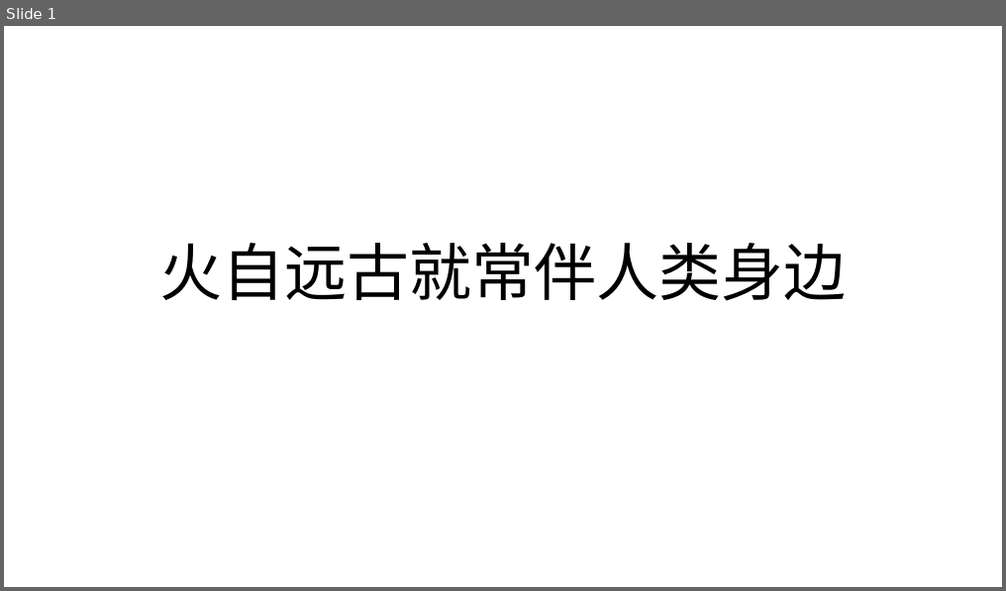
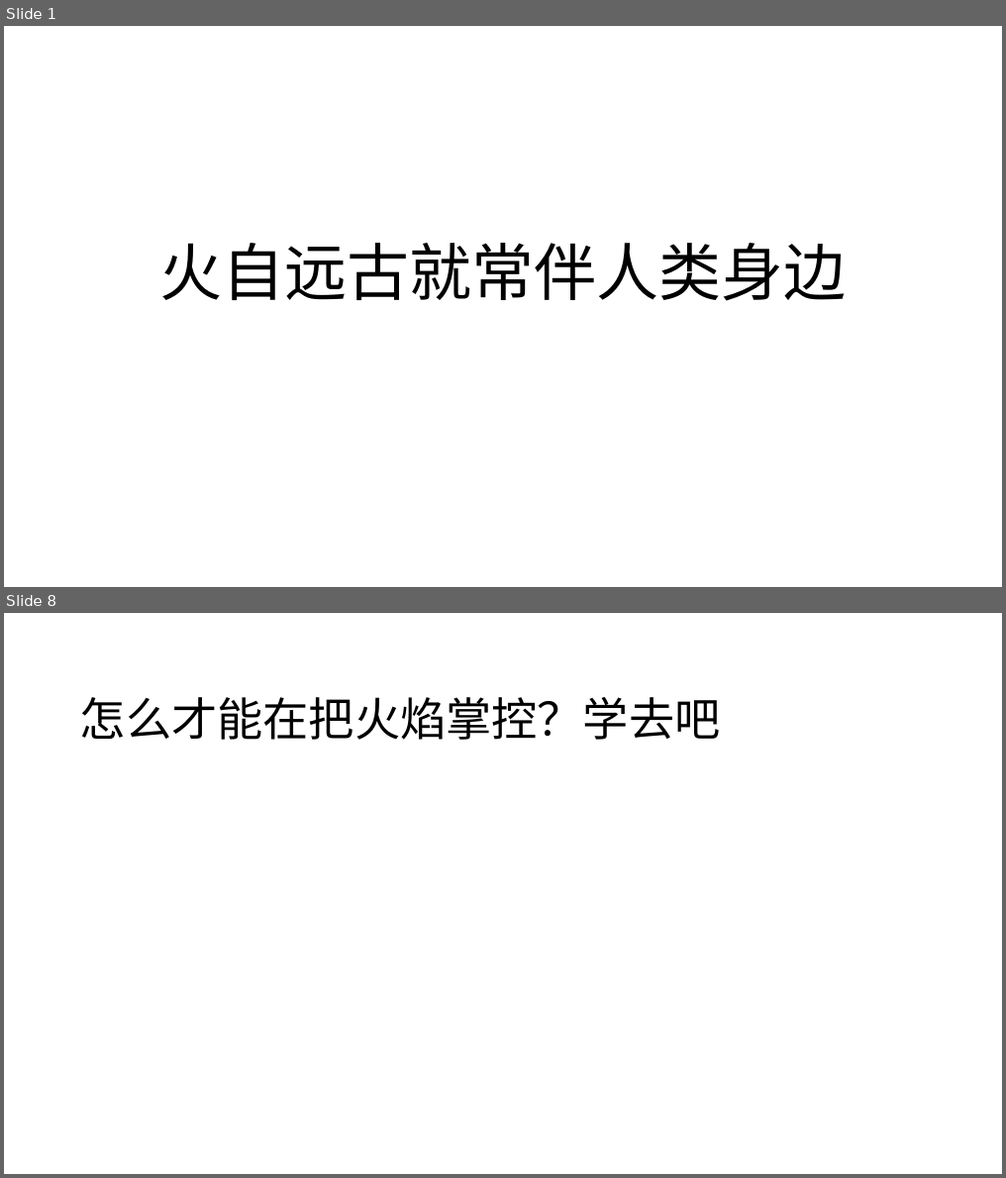
Before and after one commit to movive/hello-world, a slide deck: BP/火-消防.pptx. Shown one above the other, each under a label of ours: slide 1 before the commit, slides 1 and 8 after it; the slides between them are not shown. The pictures are 1006x591 and 1006x1178 pixels, drawn with LibreOffice and Linux fonts; fonts in the diff are those of the drawing. Boxes give left, top, right and bottom in pixels: in the first picture for what was removed or moved away, otherwise in the second. Text is boxed around its words. In the diff, an @@ line names an element or a change of style, - is before the commit and + after.

```diff
--- a/BP/火-消防.pptx
+++ b/BP/火-消防.pptx
@@ slide 8 added at (4, 613, 1002, 1174), background #FFFFFF @@
@@ title added at (80, 697, 721, 740), 44 pt, text #000000 @@
+怎么才能在把火焰掌控？学去吧
```
Also in this commit, not shown: 3 slides changed, 4 other slides added, 1 slide removed.
